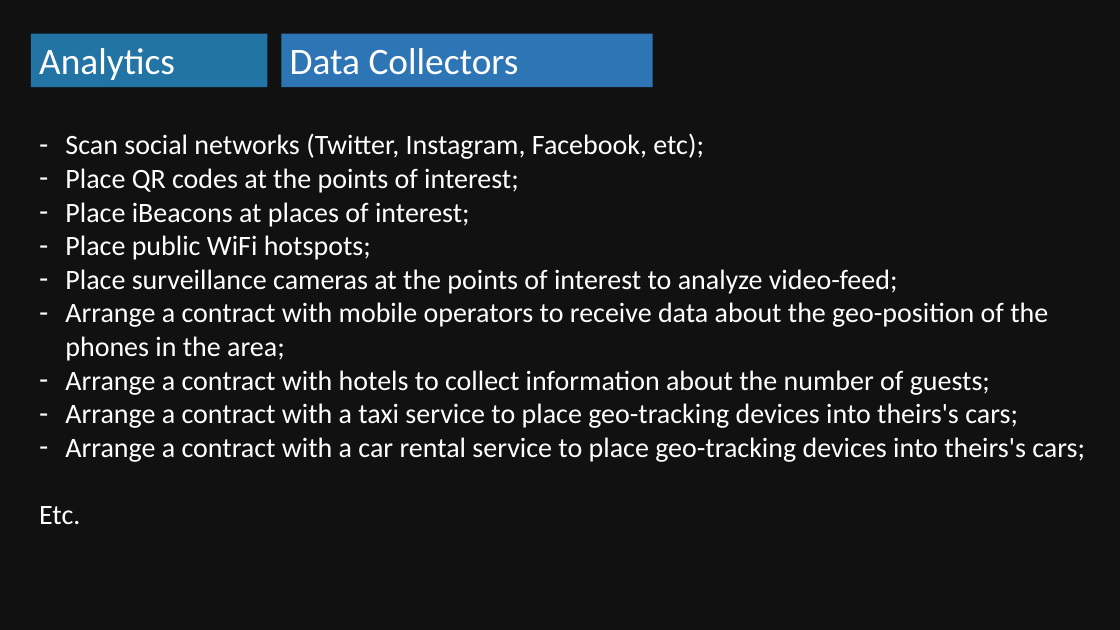
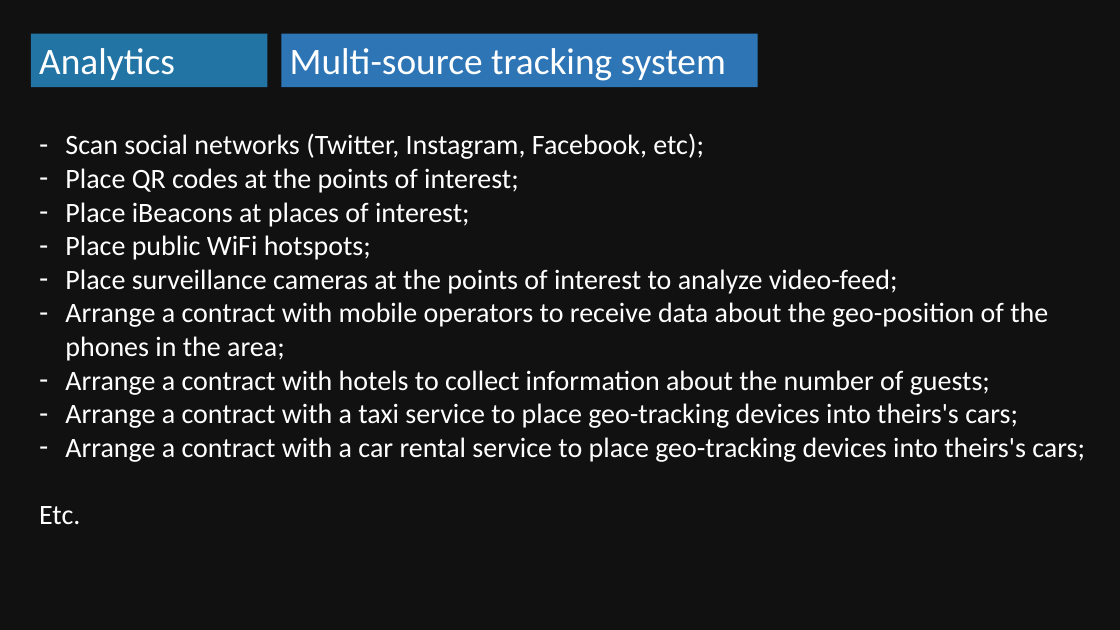
Before and after one commit to stainless-chief/h-izumo-navi, a slide deck: slide 4 of .presentation/analytics.pptx (slide 3 before the commit). Drawn at 1120x630 pixels with LibreOffice and Linux fonts; fonts in the diff are those of the drawing. Boxes give left, top, right and bottom in pixels: in the first picture for what was removed or moved away, otherwise in the second. Text is boxed around its words. In the diff, an @@ line names an element or a change of style, - is before the commit and + after.

```diff
--- a/.presentation/analytics.pptx
+++ b/.presentation/analytics.pptx
@@ rectangle "Multi-source tracking system": place and size @@
-rectangle "Multi-source tracking system" at <box>281,34,653,87</box>
+rectangle "Multi-source tracking system" at <box>281,34,758,87</box>
@@ text in rectangle at <box>290,48,726,81</box>: text changed @@
-Data Collectors
+Multi-source tracking system
```
Also in this commit, not shown: 4 other slides changed, 1 slide added, 1 slide removed.
